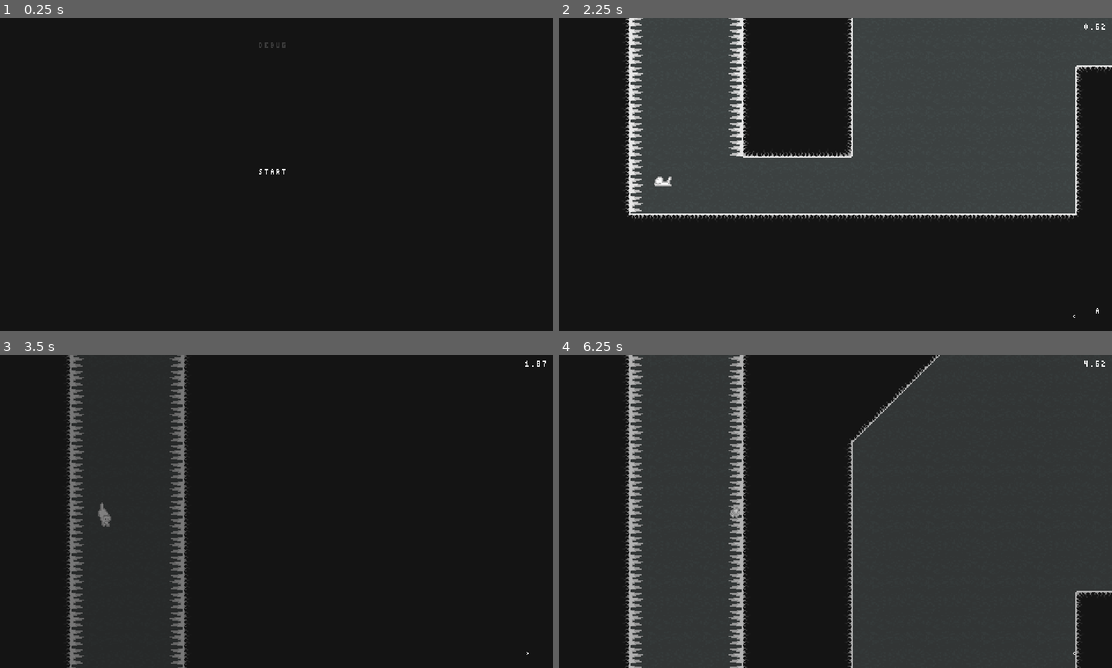
Above: before the commit, frames 1-4 (two rows, left to right).
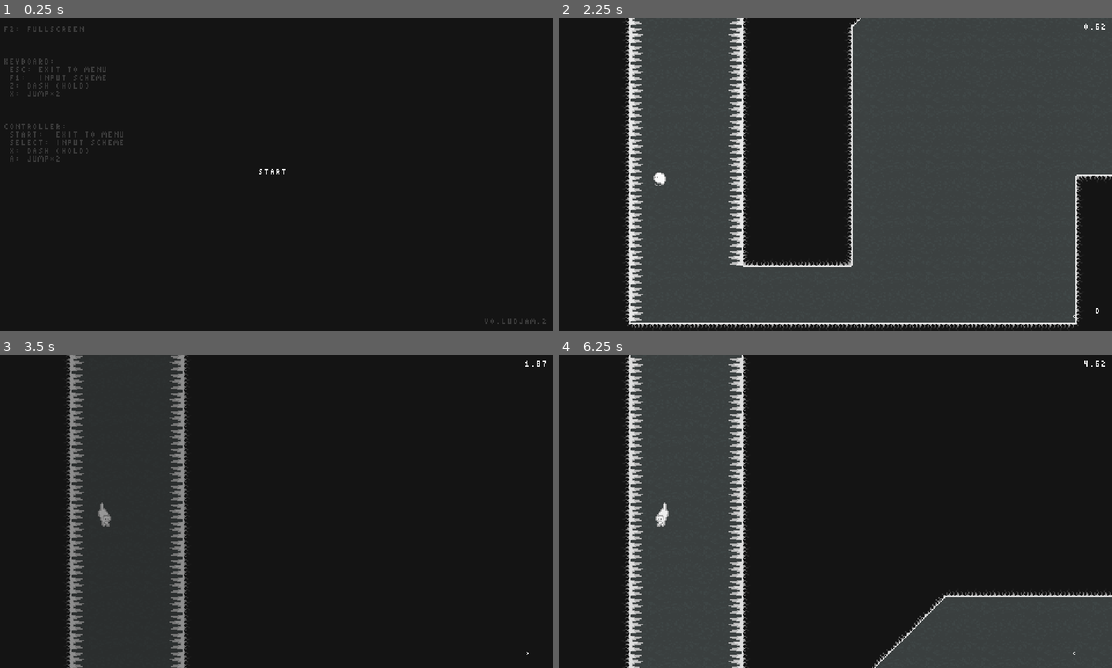
Above: after the commit, the same moments.

Repository: jnecond/coots-goes-home
Game: Godot game, scene res://bullshit/Global.tscn
Two runs of this game, one before a commit and one after it. Both use one fixed random seed, a clock stepped at 60 frames per second and the inputs below. Sound files missing from this copy of the repository are replaced by a short silence.
Inputs:
- Up to frame 1 (0.25 s): no input
- Up to frame 2 (2.25 s): tap Enter (ui_accept) at 0.5 s; hold Z (attack) 0.53-1.28 s; hold D (right) 0.53-2.03 s; tap Space (jump) at 0.77, 1.52 s; tap Z (attack) at 1.35 s; hold A (left) from 2.03 s (still down); hold Z (attack) from 2.03 s (still down)
- Up to frame 3 (3.5 s): release A (left) at 2.78 s; release Z (attack) at 2.78 s; hold D (right) from 2.78 s (still down); tap Z (attack) at 2.85 s; tap Space (jump) at 3.02 s
- Up to frame 4 (6.25 s): hold Z (attack) 3.53-4.28 s; tap Space (jump) at 3.77, 4.52, 6.02 s; release D (right) at 4.28 s; hold A (left) 4.28-5.03 s; tap Z (attack) at 4.35, 5.85 s; hold D (right) 5.03-5.78 s; hold Z (attack) 5.03-5.78 s; hold A (left) from 5.78 s (still down)

The runs differ from the first frame. In frame 1, 0.9% of the frame differs, in the area x 0-99%, y 2-98%; in frame 2, 35%; in frame 3, 3.1%; in frame 4, 42%, in the area x 11-100%, y 0-100%.

Commit message:
nope

Diff:
--- a/src/global.gd
+++ b/src/global.gd
@@ -11,7 +11,7 @@
 var stage_playedf 	: int 	= 0;
 
 
-const DEBUG = 1;
+const DEBUG = 0;
 
 
 
